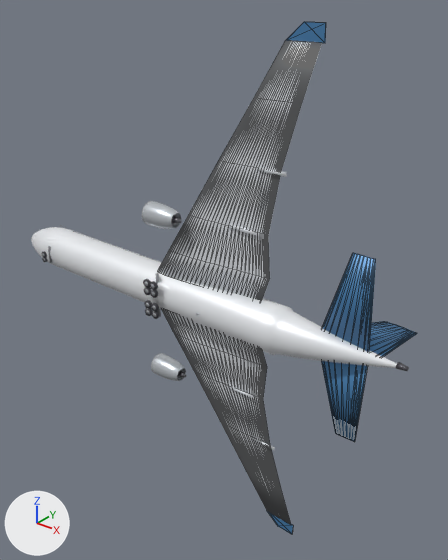
The glTF model public/models/a330-200.glb, before and after one commit.
Both versions are drawn from a camera (50 mm lens) standing at (48.2, -50.9, 35.4) and looking at (3.3, 5.3, 0.6). Arrows for +X, +Y and +Z are at lower left; the lights stay in place. The first picture is the older version. Mesh edges are drawn as thin lines on the coarser meshes. Where no turn or scale is listed for an object, it has been applied to the vertices.

Objects in the first picture: 'Fin', 'Fuselage', 'HStab_L', 'HStab_R', 'Nacelle_-1_0', 'Nacelle_1_0', 'Sharklet_R', 'Wing_L', 'Wing_R' and 12 more.
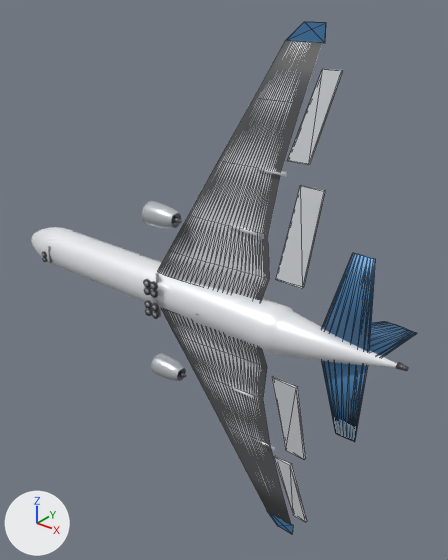
Changed parts and their boxes (x1, y1, x2, y2) in the pictures (448 x 560 px):
'Flap_R', added
    after: (276, 185, 325, 288)
'Aileron_R', added
    after: (287, 69, 343, 165)
'Flap_L', added
    after: (272, 376, 305, 459)
'Aileron_L', added
    after: (274, 456, 307, 522)

Edits to the bpy script that builds the scene:
```text
Add me_aileron_r:
    me_aileron_r.from_pydata([(-1.41, -0.27, -4.44), (1.41, 0.58, 4.44), (3.37, 0.58, 4.44), (1.03, -0.27, -4.44), (-1.41, -0.58, -4.44), (1.41, 0.27, 4.44), (3.37, 0.27, 4.44), (1.03, -0.58, -4.44)], [], [(0, 1, 2), (0, 2, 3), (7, 6, 5), (7, 5, 4), (0, 4, 5), (0, 5, 1), (1, 5, 6), (1, 6, 2), (2, 6, 7), (2, 7, 3), (3, 7, 4), (3, 4, 0)])
    me_aileron_r.materials.append(mat_hd_wing)  # white #eaedf2
Add me_flap_r:
    me_flap_r.from_pydata([(-0.9, -0.35, -5.27), (0.9, 0.66, 5.27), (3.59, 0.66, 5.27), (2.46, -0.35, -5.27), (-0.9, -0.66, -5.27), (0.9, 0.35, 5.27), (3.59, 0.35, 5.27), (2.46, -0.66, -5.27)], [], [(0, 1, 2), (0, 2, 3), (7, 6, 5), (7, 5, 4), (0, 4, 5), (0, 5, 1), (1, 5, 6), (1, 6, 2), (2, 6, 7), (2, 7, 3), (3, 7, 4), (3, 4, 0)])
    me_flap_r.materials.append(mat_hd_wing)  # white #eaedf2
Add me_aileron_l:
    me_aileron_l.from_pydata([(-1.41, -0.27, 4.44), (1.41, 0.58, -4.44), (3.37, 0.58, -4.44), (1.03, -0.27, 4.44), (-1.41, -0.58, 4.44), (1.41, 0.27, -4.44), (3.37, 0.27, -4.44), (1.03, -0.58, 4.44)], [], [(0, 3, 2), (0, 2, 1), (7, 4, 5), (7, 5, 6), (0, 1, 5), (0, 5, 4), (1, 2, 6), (1, 6, 5), (2, 3, 7), (2, 7, 6), (3, 0, 4), (3, 4, 7)])
    me_aileron_l.materials.append(mat_hd_wing)  # white #eaedf2
Add me_flap_l:
    me_flap_l.from_pydata([(-0.9, -0.35, 5.27), (0.9, 0.66, -5.27), (3.59, 0.66, -5.27), (2.46, -0.35, 5.27), (-0.9, -0.66, 5.27), (0.9, 0.35, -5.27), (3.59, 0.35, -5.27), (2.46, -0.66, 5.27)], [], [(0, 3, 2), (0, 2, 1), (7, 4, 5), (7, 5, 6), (0, 1, 5), (0, 5, 4), (1, 2, 6), (1, 6, 5), (2, 3, 7), (2, 7, 6), (3, 0, 4), (3, 4, 7)])
    me_flap_l.materials.append(mat_hd_wing)  # white #eaedf2
Add ob_aileron_r:
    ob_aileron_r = bpy.data.objects.new('Aileron_R', me_aileron_r)
    ob_aileron_r.location = (16.3, 1.4, 23.5)
Add ob_flap_r:
    ob_flap_r = bpy.data.objects.new('Flap_R', me_flap_r)
    ob_flap_r.location = (15.8, 0.3, 11.6)
Add ob_aileron_l:
    ob_aileron_l = bpy.data.objects.new('Aileron_L', me_aileron_l)
    ob_aileron_l.location = (16.3, 1.4, -23.5)
Add ob_flap_l:
    ob_flap_l = bpy.data.objects.new('Flap_L', me_flap_l)
    ob_flap_l.location = (15.8, 0.3, -11.6)
```
